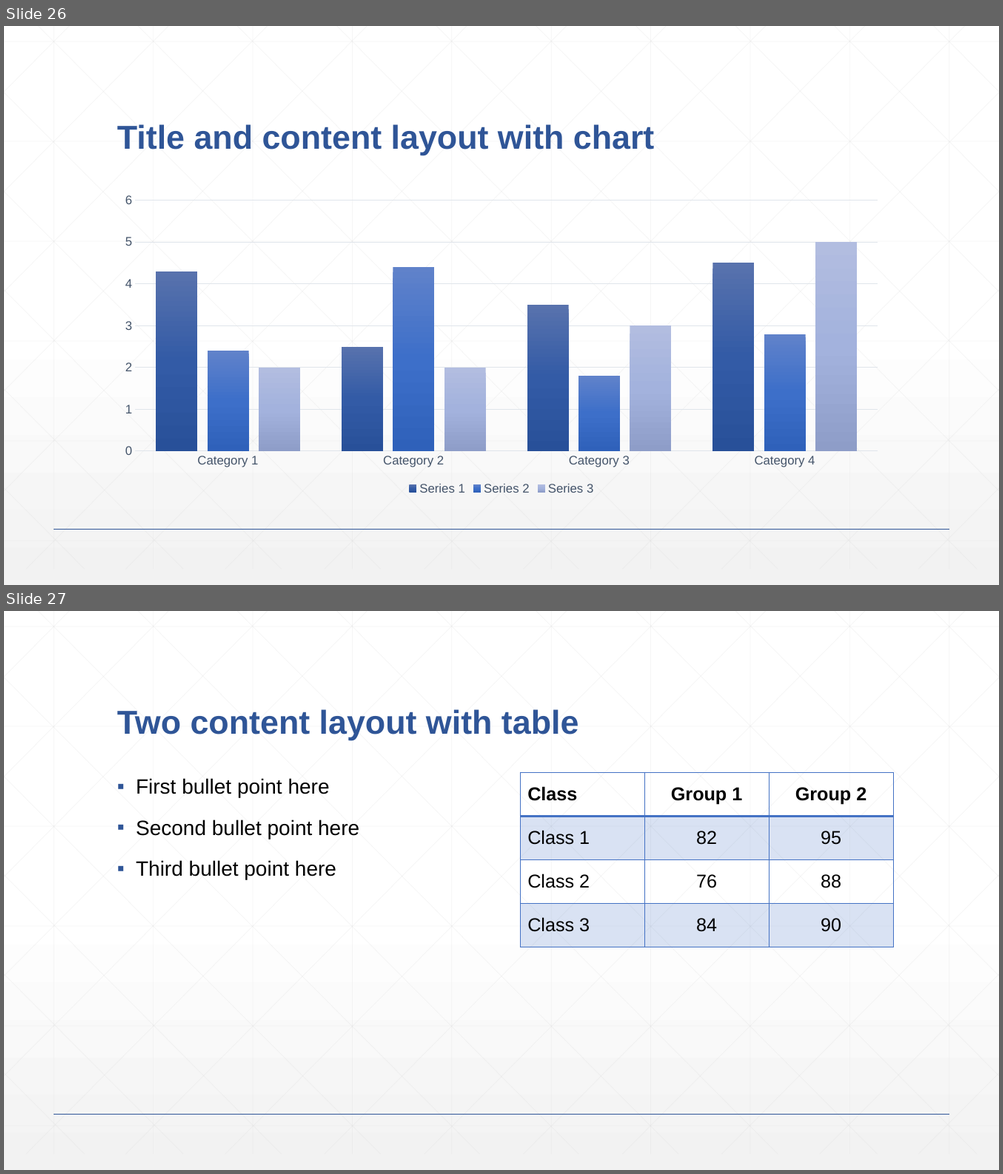
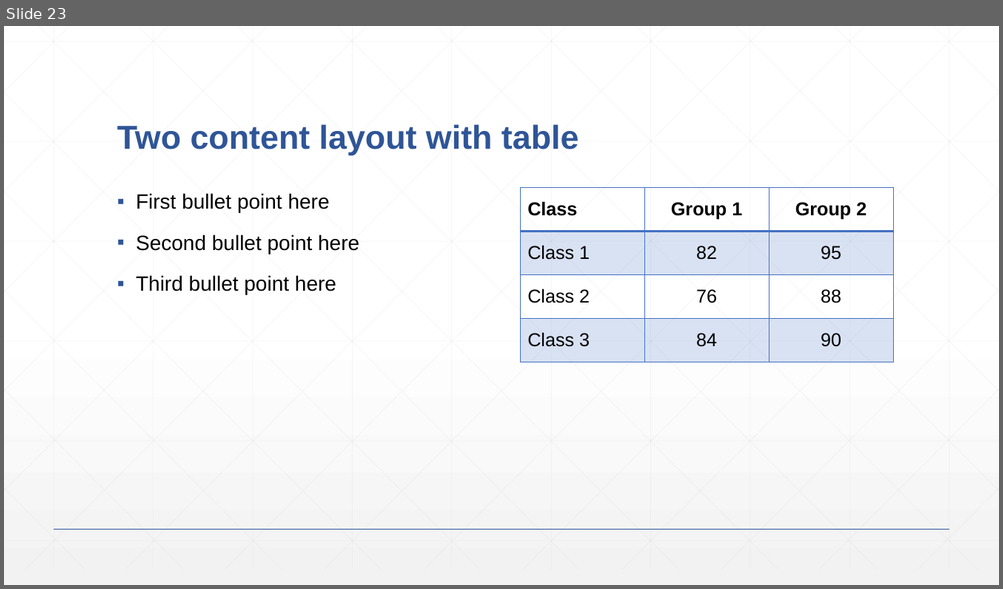
Before and after one commit to lexibrown/Skydot, a slide deck: documentation/presentation.pptx. Shown one above the other, each under a label of ours: slides 26 and 27 before the commit, slide 23 after it. The pictures are 1003x1174 and 1003x589 pixels, drawn with LibreOffice and Linux fonts; fonts in the diff are those of the drawing. Boxes give left, top, right and bottom in pixels: in the first picture for what was removed or moved away, otherwise in the second. Text is boxed around its words. In the diff, an @@ line names an element or a change of style, - is before the commit and + after.

```diff
--- a/documentation/presentation.pptx
+++ b/documentation/presentation.pptx
@@ slide 26 removed at box(4, 26, 999, 585), background gradient #FFFFFF to #F2F2F2; not listed: 47 template elements that a slide beside it also shows @@
@@ title removed at box(117, 124, 654, 156) @@
-Title and content layout with chart
@@ column chart removed at box(110, 188, 893, 499) @@
-categories: Category 1, Category 2, Category 3, Category 4
-Series 1: 4.3, 2.5, 3.5, 4.5
-Series 2: 2.4, 4.4, 1.8, 2.8
-Series 3: 2, 2, 3, 5
@@ what was slide 27 is now slide 23 @@
```
Also in this commit, not shown: 12 slides changed, 4 slides added, 7 other slides removed, 9 other files.
